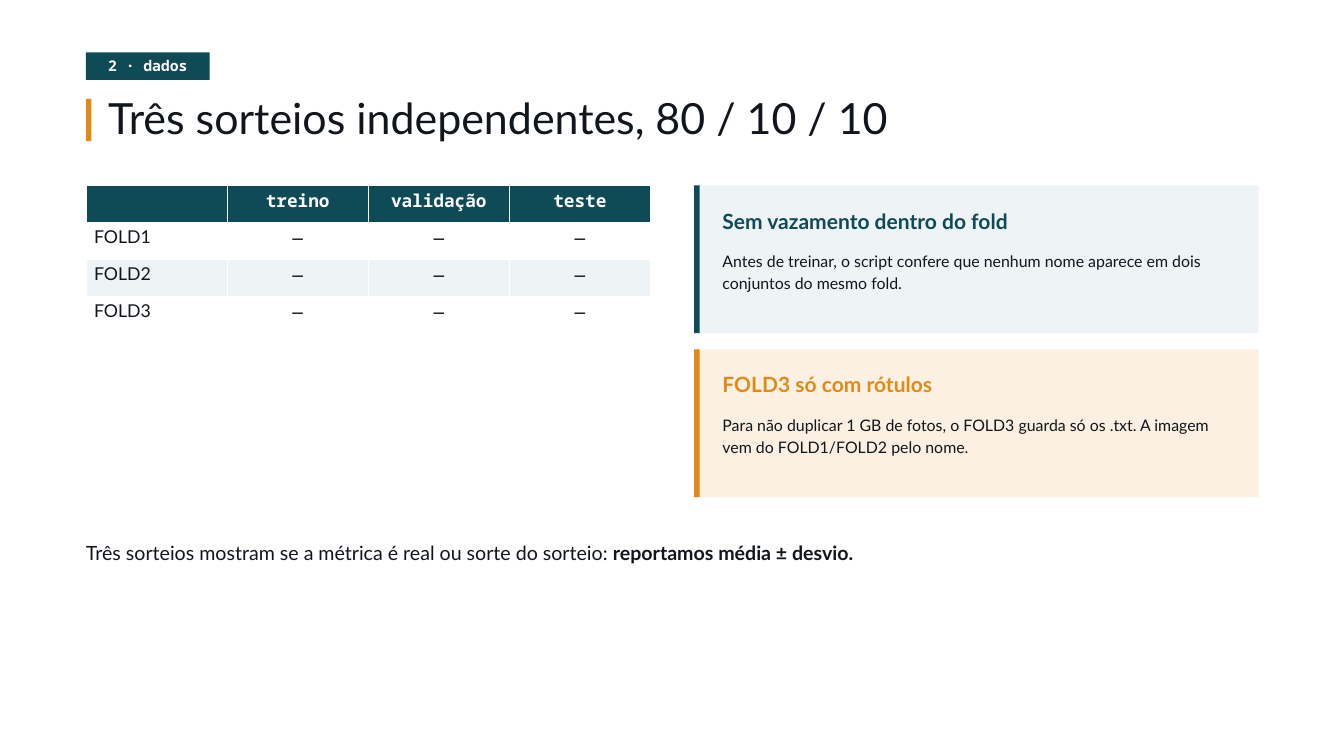
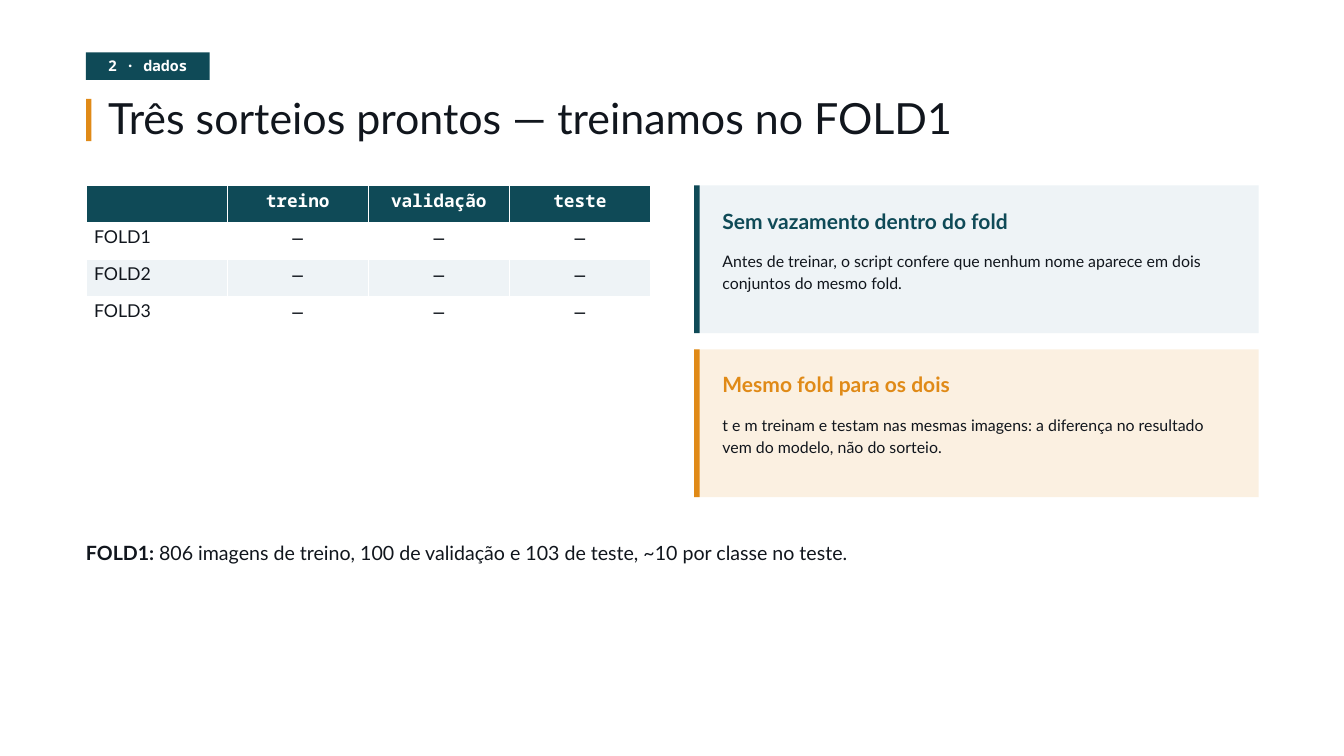
Before and after one commit to enzozon/yolov9-cozinha, a slide deck: slide 6 of slides/Cozinha_yolov9.pptx. Drawn at 1344x756 pixels with LibreOffice and Linux fonts; fonts in the diff are those of the drawing. Boxes give left, top, right and bottom in pixels: in the first picture for what was removed or moved away, otherwise in the second. Text is boxed around its words. In the diff, an @@ line names an element or a change of style, - is before the commit and + after.

Commit message:
docs: slides ajustados para treino só no FOLD1

```diff
--- a/slides/Cozinha_yolov9.pptx
+++ b/slides/Cozinha_yolov9.pptx
@@ text at <box>108,102,952,142</box>: text changed @@
-Três sorteios independentes, 80 / 10 / 10
+Três sorteios prontos — treinamos no FOLD1
@@ text at <box>722,376,950,396</box>: text changed @@
-FOLD3 só com rótulos
+Mesmo fold para os dois
@@ text at <box>722,419,1204,455</box>: text changed @@
-Para não duplicar 1 GB de fotos, o FOLD3 guarda só os .txt. A imagem vem do FOLD1/FOLD2 pelo nome.
+t e m treinam e testam nas mesmas imagens: a diferença no resultado vem do modelo, não do sorteio.
@@ text at <box>86,545,847,564</box>: text changed @@
-Três sorteios mostram se a métrica é real ou sorte do sorteio: reportamos média ± desvio.
+FOLD1: 806 imagens de treino, 100 de validação e 103 de teste, ~10 por classe no teste.
```
Also in this commit, not shown: 5 other slides changed, 1 other file.
